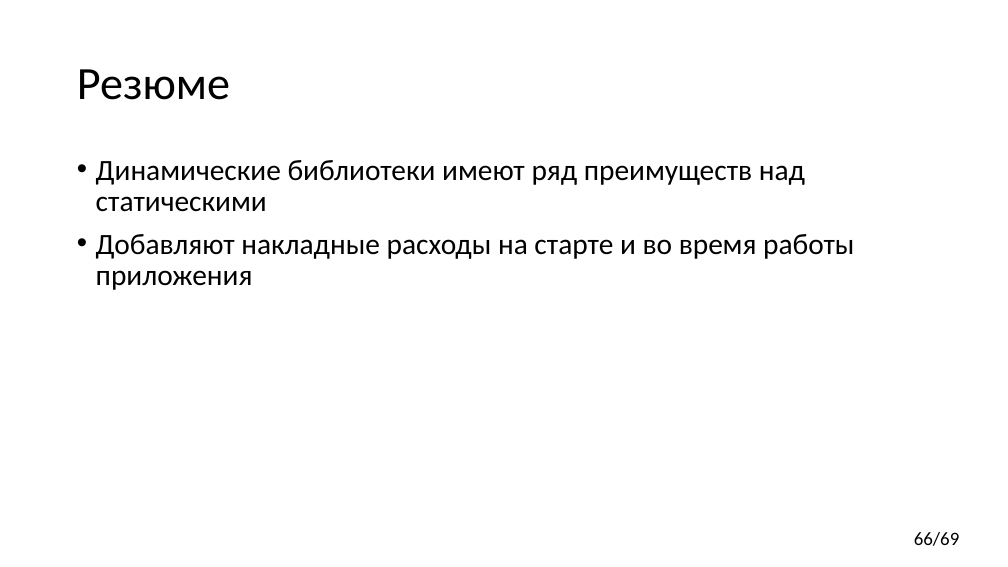
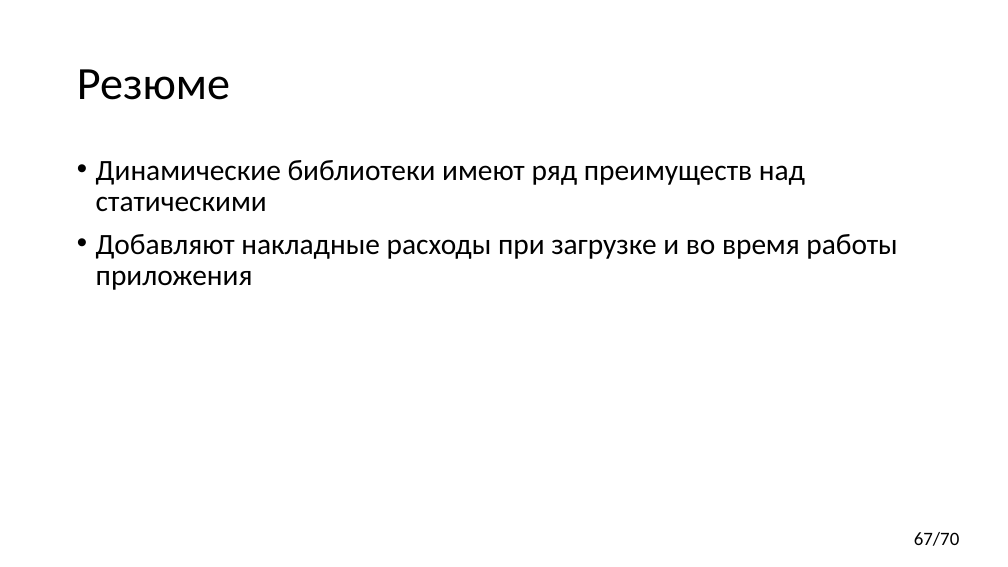
Before and after one commit to yugr/CppRussia, a slide deck: slide 67 of 2024/RU.pptx (slide 66 before the commit). Drawn at 1008x567 pixels with LibreOffice and Linux fonts; fonts in the diff are those of the drawing. Boxes give left, top, right and bottom in pixels: in the first picture for what was removed or moved away, otherwise in the second. Text is boxed around its words. In the diff, an @@ line names an element or a change of style, - is before the commit and + after.

```diff
--- a/2024/RU.pptx
+++ b/2024/RU.pptx
@@ text at bbox=[96, 234, 897, 290]: text changed @@
-• Добавляют накладные расходы на старте и во время работы приложения
+• Добавляют накладные расходы при загрузке и во время работы приложения
@@ page number at bbox=[914, 532, 960, 546]: text changed @@
-66/69
+67/70
```
Also in this commit, not shown: 9 other slides changed, 1 slide added.
